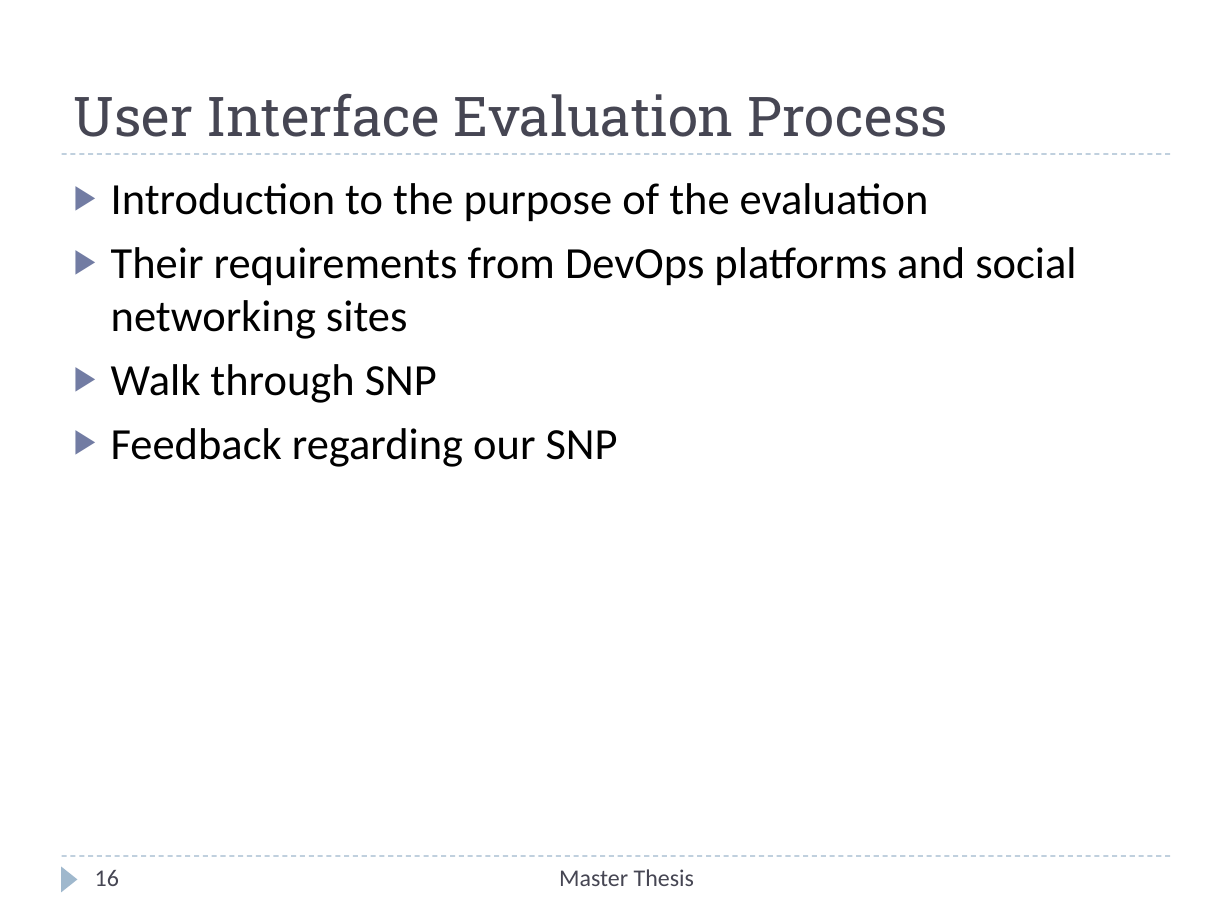
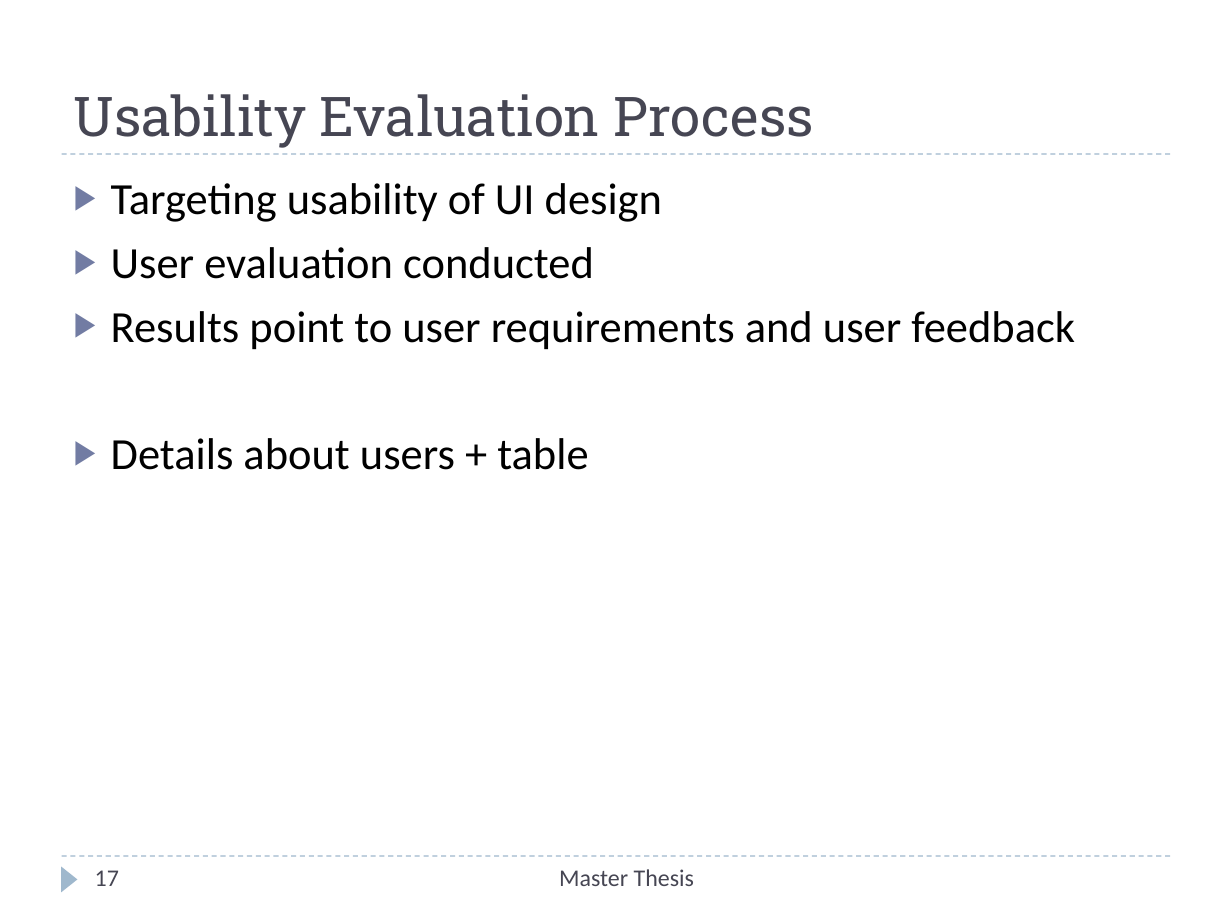
Before and after one commit to Christos-Papoulas/master_thesis, a slide deck: slide 17 of presentation/presentation.pptx (slide 16 before the commit). Drawn at 1232x924 pixels with LibreOffice and Linux fonts; fonts in the diff are those of the drawing. Boxes give left, top, right and bottom in pixels: in the first picture for what was removed or moved away, otherwise in the second. Text is boxed around its words. In the diff, an @@ line names an element or a change of style, - is before the commit and + after.

```diff
--- a/presentation/presentation.pptx
+++ b/presentation/presentation.pptx
@@ title at (74, 94, 814, 148): text changed @@
-User Interface Evaluation Process
+Usability Evaluation Process
@@ text at (111, 183, 1075, 470): text changed @@
-▶ Introduction to the purpose of the evaluation
-▶ Their requirements from DevOps platforms and social networking sites
-▶ Walk through SNP
-▶ Feedback regarding our SNP
+▶ Targeting usability of UI design
+▶ User evaluation conducted
+▶ Results point to user requirements and user feedback
+▶ Details about users + table
@@ page number at (95, 870, 119, 886): text changed @@
-16
+17
```
Also in this commit, not shown: 12 other slides changed, 2 slides added, 1 slide removed, 19 other files.
